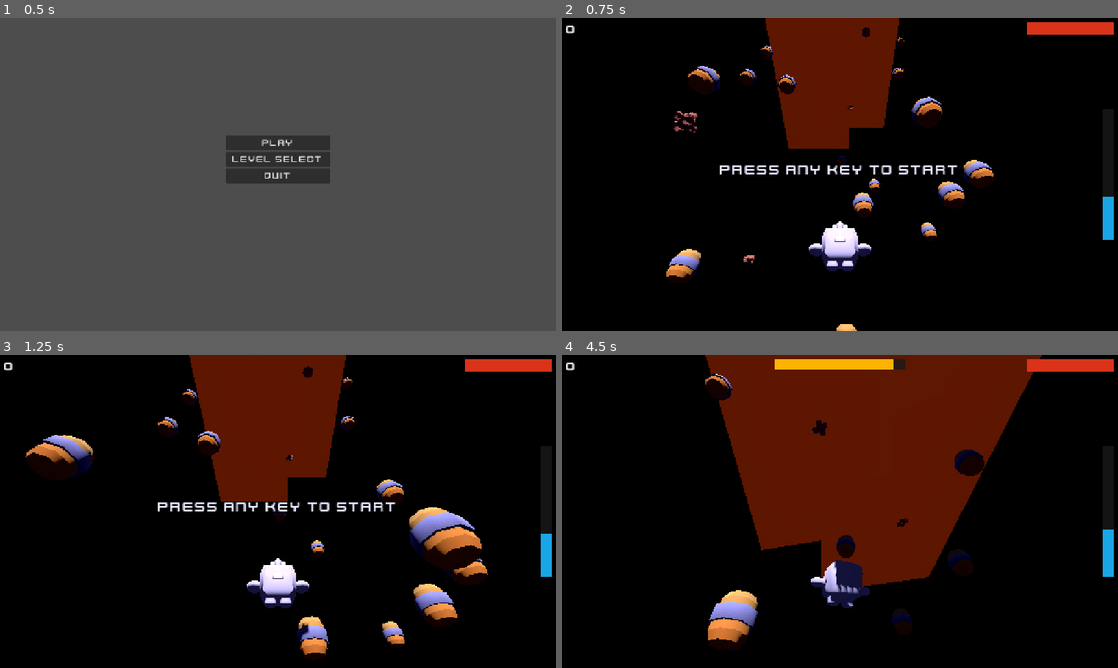
Above: before the commit, frames 1-4 (two rows, left to right).
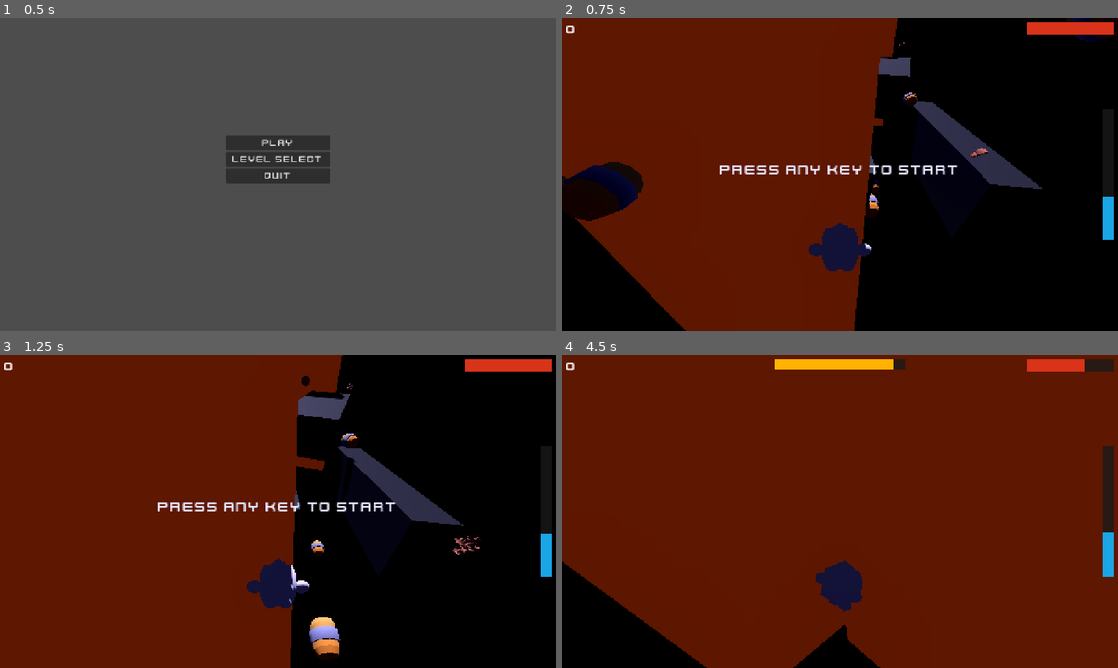
Above: after the commit, the same moments.

Repository: Dinozor/space-jumper
Game: Godot game, scene res://game/main/main.tscn
Two runs of this game, one before a commit and one after it. Both use one fixed random seed, a clock stepped at 60 frames per second and the inputs below.
Inputs (mouse positions are in pixels of both pictures, inside the frame that each line leads up to):
- Up to frame 1 (0.5 s): no input
- Up to frame 2 (0.75 s): click "Play" at 0.5 s
- Up to frame 3 (1.25 s): no input
- Up to frame 4 (4.5 s): tap Enter at 1.25, 4.25 s; move the mouse to (962, 495) at 1.27 s; hold D (move_right) 1.28-2.03 s; click (962, 495) at 1.42 s; move the mouse to (728, 527) at 2.02 s; hold S (move_back) 2.03-2.78 s; move the mouse to (895, 442) at 2.77 s; hold D (move_right) 2.78-3.5 s; click "Restart" at 3.5 s; move the mouse to (812, 574) at 4.27 s; hold W (move_forward) from 4.28 s (still down); click (812, 574) at 4.42 s

Frame 1 is identical in both runs. In frame 2, 45% of the frame differs, in the area x 0-98%, y 0-100%; in frame 3, 51%; in frame 4, 63%, in the area x 0-100%, y 0-100%.

Commit message:
feat(debris): add doorway chunk obstacle with randomised gap position
DebrisDoorway is a 20-unit-tall, 6-unit-deep space-station slab that
spans the full corridor width but has an 8-unit-wide doorway gap.
_ready() picks a door X offset of -4, 0, or +4 units from corridor
centre, then dynamically creates BoxShape3D + BoxMesh resources for
the left and right slabs so the gap falls in the correct position.
Both slabs share a dark metallic StandardMaterial3D. Contact damages
and bounces the player like hazard debris.

Spawner updated: doorway_debris_scene + doorway_spawn_ratio (5%)
exports added; _choose_scene() checks doorway after wall; both wall
and doorway are centred at the corridor axis by _place_instance().

Co-Authored-By: Claude Sonnet 4.6 <noreply@anthropic.com>

Diff:
--- a/game/gameplay/game.tscn
+++ b/game/gameplay/game.tscn
@@ -2,7 +2,8 @@
 
 [ext_resource type="PackedScene" uid="uid://debrisha0rd1" path="res://game/objects/debris_hazard.tscn" id="Scene_DebrisHazard"]
 [ext_resource type="PackedScene" uid="uid://debrissafe01" path="res://game/objects/debris_safe.tscn" id="Scene_DebrisSafe"]
-[ext_resource type="PackedScene" uid="uid://debrwall001" path="res://game/objects/debris_wall.tscn" id="Scene_DebrisWall"]
+[ext_resource type="PackedScene" path="res://game/objects/debris_wall.tscn" id="Scene_DebrisWall"]
+[ext_resource type="PackedScene" uid="uid://debrdoorw01" path="res://game/objects/debris_doorway.tscn" id="Scene_DebrisDoorway"]
 [ext_resource type="PackedScene" uid="uid://dp4g5kwtgxq0d" path="res://game/ui/game_over.tscn" id="Scene_GameOver"]
 [ext_resource type="PackedScene" uid="uid://hudscene001" path="res://game/ui/hud.tscn" id="Scene_HUD"]
 [ext_resource type="PackedScene" uid="uid://playerscene1" path="res://game/player/player.tscn" id="Scene_Player"]
@@ -56,6 +57,7 @@
 safe_debris_scene = ExtResource("Scene_DebrisSafe")
 hazard_debris_scene = ExtResource("Scene_DebrisHazard")
 wall_debris_scene = ExtResource("Scene_DebrisWall")
+doorway_debris_scene = ExtResource("Scene_DebrisDoorway")
 
 [node name="DriftTracker" type="Node" parent="." unique_id=1872405894]
 script = ExtResource("Script_DriftTracker")
--- /dev/null
+++ b/game/objects/debris_doorway.gd
@@ -0,0 +1,66 @@
+class_name DebrisDoorway
+extends RigidBody3D
+
+## Huge space-station chunk with a doorway gap; player must navigate through the opening.
+
+@export var fall_speed: float = 8.0
+@export var damage: int = 1
+
+const CORRIDOR_HALF: float = 12.0
+const DOOR_WIDTH: float = 8.0
+const SLAB_HEIGHT: float = 20.0
+const SLAB_DEPTH: float = 6.0
+
+@onready var _left_col: CollisionShape3D = $LeftCollision
+@onready var _right_col: CollisionShape3D = $RightCollision
+@onready var _left_mesh: MeshInstance3D = $LeftMesh
+@onready var _right_mesh: MeshInstance3D = $RightMesh
+
+
+func _ready() -> void:
+	contact_monitor = true
+	max_contacts_reported = 4
+	linear_velocity = Vector3(0.0, -fall_speed, 0.0)
+	body_entered.connect(_on_body_entered)
+	var offsets: Array[float] = [-4.0, 0.0, 4.0]
+	var door_x: float = offsets[randi() % offsets.size()]
+	var mat: StandardMaterial3D = _make_material()
+	_configure_slab(_left_col, _left_mesh, door_x, true, mat)
+	_configure_slab(_right_col, _right_mesh, door_x, false, mat)
+
+
+func _configure_slab(
+	col: CollisionShape3D,
+	mesh: MeshInstance3D,
+	door_x: float,
+	is_left: bool,
+	mat: StandardMaterial3D,
+) -> void:
+	var far_x: float = -CORRIDOR_HALF if is_left else CORRIDOR_HALF
+	var near_x: float = door_x + (-DOOR_WIDTH / 2.0 if is_left else DOOR_WIDTH / 2.0)
+	var width: float = absf(near_x - far_x)
+	var center_x: float = (far_x + near_x) / 2.0
+	var box: BoxShape3D = BoxShape3D.new()
+	box.size = Vector3(width, SLAB_HEIGHT, SLAB_DEPTH)
+	col.shape = box
+	col.position.x = center_x
+	var box_mesh: BoxMesh = BoxMesh.new()
+	box_mesh.size = Vector3(width, SLAB_HEIGHT, SLAB_DEPTH)
+	mesh.mesh = box_mesh
+	mesh.position.x = center_x
+	mesh.material_override = mat
+
+
+func _make_material() -> StandardMaterial3D:
+	var mat: StandardMaterial3D = StandardMaterial3D.new()
+	mat.albedo_color = Color(0.3, 0.32, 0.38, 1.0)
+	mat.metallic = 0.7
+	mat.roughness = 0.4
+	return mat
+
+
+func _on_body_entered(body: Node3D) -> void:
+	if body is Player and body.is_physics_processing():
+		body.take_damage(damage)
+		var normal := (body.global_position - global_position).normalized()
+		body.bounce(normal)
--- /dev/null
+++ b/game/objects/debris_doorway.tscn
@@ -0,0 +1,14 @@
+[gd_scene format=3 uid="uid://debrdoorw01"]
+
+[ext_resource type="Script" path="res://game/objects/debris_doorway.gd" id="Script_1"]
+
+[node name="DebrisDoorway" type="RigidBody3D"]
+script = ExtResource("Script_1")
+
+[node name="LeftCollision" type="CollisionShape3D" parent="."]
+
+[node name="RightCollision" type="CollisionShape3D" parent="."]
+
+[node name="LeftMesh" type="MeshInstance3D" parent="."]
+
+[node name="RightMesh" type="MeshInstance3D" parent="."]
--- a/game/systems/corridor_spawner.gd
+++ b/game/systems/corridor_spawner.gd
@@ -6,12 +6,14 @@
 @export var safe_debris_scene: PackedScene
 @export var hazard_debris_scene: PackedScene
 @export var wall_debris_scene: PackedScene
+@export var doorway_debris_scene: PackedScene
 @export var spawn_interval: float = 0.1
 @export var spawn_z_range: float = 12.0
 @export var initial_fill_count: int = 36
 @export var fall_speed_min: float = 5.0
 @export var fall_speed_max: float = 12.0
 @export var wall_spawn_ratio: float = 0.15
+@export var doorway_spawn_ratio: float = 0.05
 
 var _timer: float = 0.0
 
@@ -34,7 +36,8 @@
 		return
 	var instance: Node3D = scene.instantiate()
 	add_child(instance)
-	_place_instance(instance, y, scene == wall_debris_scene)
+	var centered: bool = scene == wall_debris_scene or scene == doorway_debris_scene
+	_place_instance(instance, y, centered)
 	var speed: float = randf_range(fall_speed_min, fall_speed_max)
 	(instance as RigidBody3D).linear_velocity = Vector3(0.0, -speed, 0.0)
 
@@ -43,6 +46,8 @@
 	var roll: float = randf()
 	if wall_debris_scene != null and roll < wall_spawn_ratio:
 		return wall_debris_scene
+	if doorway_debris_scene != null and roll < wall_spawn_ratio + doorway_spawn_ratio:
+		return doorway_debris_scene
 	return safe_debris_scene if randf() > 0.25 else hazard_debris_scene
 
 
Not shown, changed: CLAUDE.md
